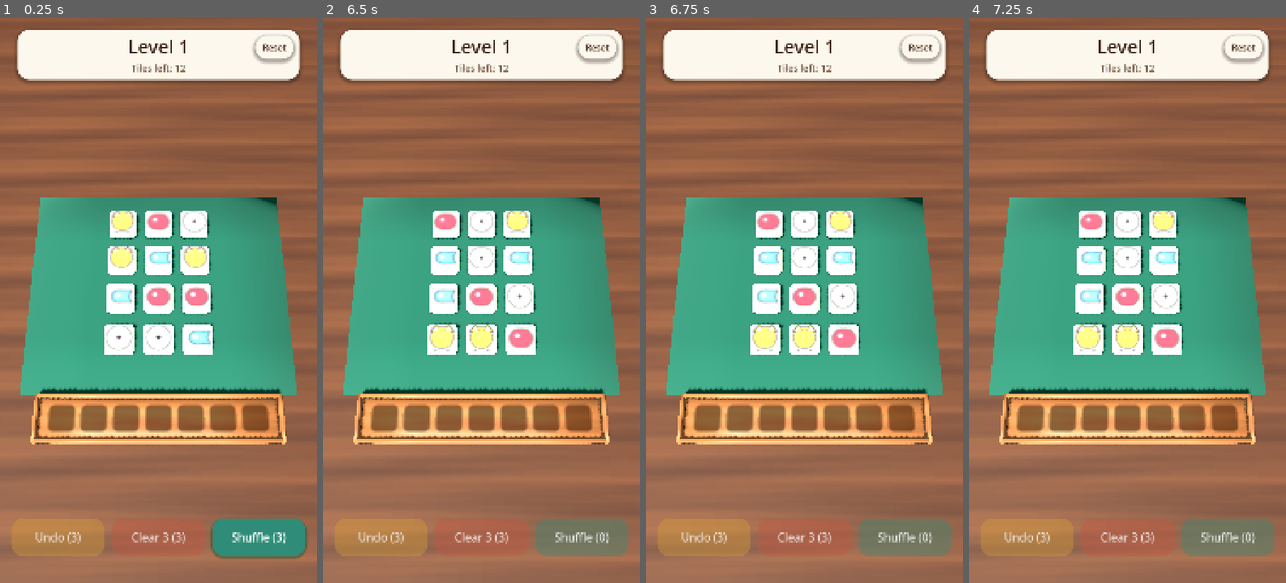
Above: before the commit, frames 1-4 (left to right).
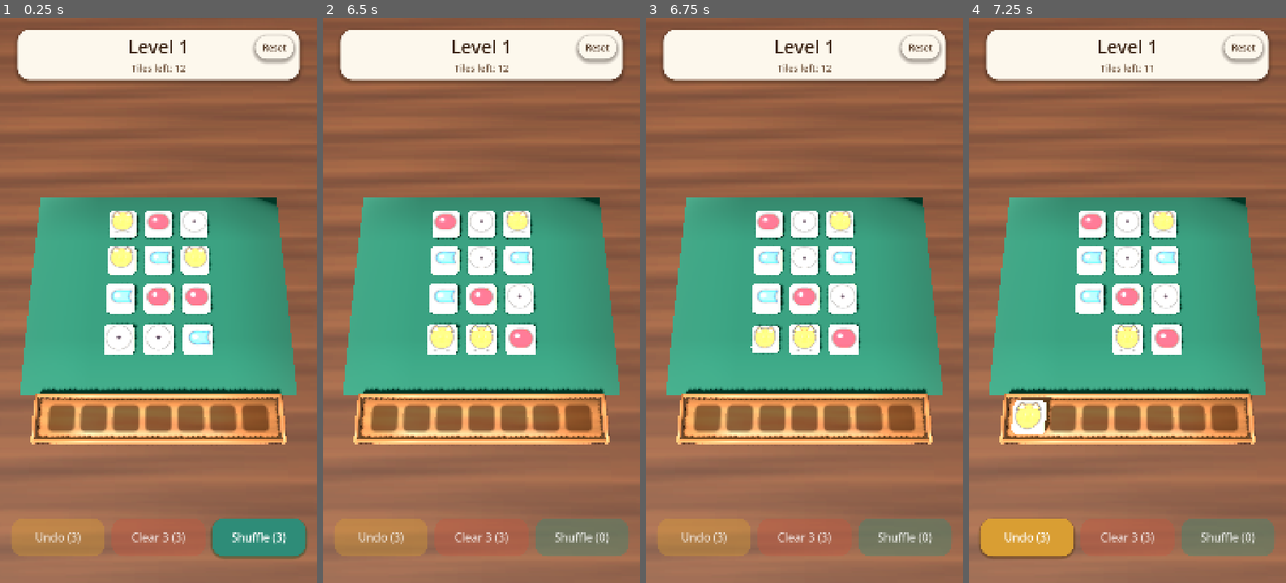
Above: after the commit, the same moments.

Repository: Matswm86/tile-explorer
Game: Godot game, scene res://scenes/Game3D.tscn
Two runs of this game, one before a commit and one after it. Both use one fixed random seed, a clock stepped at 60 frames per second and the inputs below.
Inputs (mouse positions are in pixels of both pictures, inside the frame that each line leads up to):
- Up to frame 1 (0.25 s): no input
- Up to frame 2 (6.5 s): click "Shuffle (3)" at 0.5 s; click "Shuffle (2)" at 1.25 s; click "Shuffle (1)" at 2 s; click "Reset" at 2.75 s; click "Shuffle (3)" at 3.5 s; click "Shuffle (2)" at 4.25 s; click "Shuffle (1)" at 5 s; tap Enter at 5.75 s; move the mouse to (551, 272) at 5.77 s; click (551, 272) at 5.92 s
- Up to frame 3 (6.75 s): tap Space at 6.5 s; move the mouse to (741, 328) at 6.52 s; click (741, 328) at 6.67 s
- Up to frame 4 (7.25 s): no input

Frames 1-2 are identical in both runs. In frame 3, 0.3% of the frame differs, in the area x 32-44%, y 53-60%; in frame 4, 3.2%, in the area x 3-59%, y 8-96%.

Commit message:
Tiles move on release, and a near miss still picks a lone tile
Touching a tile now only makes it sink; it flies to the tray when the
finger lifts over it, so a resting palm or a slide-off does nothing. A
touch that misses every tile takes the nearest free tile within 100 px,
which gives a lone tile a 200 px touch circle. The win and lose panels
also continue on release.

Co-Authored-By: Claude Opus 5.5 <noreply@anthropic.com>

Diff:
--- a/scripts/Board3D.gd
+++ b/scripts/Board3D.gd
@@ -11,6 +11,12 @@
 signal blocked_tapped(tile)
 
 const OVERLAP_INSET: float = 6.0  # px — tiles must overlap by more than this
+## A touch that misses every tile takes the nearest free tile whose centre is
+## this close on screen, so a lone tile has a 200 px wide touch circle (12.7 mm
+## at 400 dpi) although it is drawn about 100 px wide.
+const SNAP_RADIUS_PX: float = 100.0
+## Touch-down feedback: the touched tile sinks to this scale until release.
+const PRESS_SCALE: float = 0.9
 
 # px-space -> world-space mapping. Levels live in a 1080x1920 layout with
 # board content at x 120..960, y 540..1250.
@@ -19,6 +25,8 @@
 
 var tiles: Array[Tile3D] = []
 var input_locked: bool = false
+var _pressed_tile: Tile3D = null
+var _press_index: int = -1
 
 @onready var camera: Camera3D = get_viewport().get_camera_3d()
 
@@ -77,27 +85,57 @@
 	return false
 
 
+# Touch-down only gives feedback (the tile sinks, a blocked tile wiggles). The
+# move happens on release, and only if the finger lifts over the same tile, so
+# a resting palm or a finger sliding off does nothing. Mouse clicks arrive as
+# touches through emulate_touch_from_mouse.
 func _unhandled_input(event: InputEvent) -> void:
-	if input_locked:
+	if not (event is InputEventScreenTouch):
 		return
-	var pos: Vector2 = Vector2.INF
-	if event is InputEventScreenTouch:
-		if not event.pressed:
+	var touch := event as InputEventScreenTouch
+	if touch.pressed:
+		if _pressed_tile != null or input_locked:
 			return
-		pos = event.position
-	elif event is InputEventMouseButton:
-		if not event.pressed or event.button_index != MOUSE_BUTTON_LEFT:
+		var hit: Tile3D = pick_tile_for_touch(touch.position)
+		if hit == null:
 			return
-		pos = event.position
-	else:
+		if hit.blocked:
+			emit_signal("blocked_tapped", hit)
+			return
+		_pressed_tile = hit
+		_press_index = touch.index
+		hit.scale = Vector3.ONE * PRESS_SCALE
 		return
-	var hit: Tile3D = pick_tile(pos)
-	if hit == null:
+	if touch.index != _press_index or _pressed_tile == null:
 		return
-	if hit.blocked:
-		emit_signal("blocked_tapped", hit)
-	else:
-		emit_signal("tile_tapped", hit)
+	var t: Tile3D = _pressed_tile
+	_pressed_tile = null
+	_press_index = -1
+	if not is_instance_valid(t):
+		return
+	t.scale = Vector3.ONE
+	if input_locked or t.in_tray or t.blocked:
+		return
+	if pick_tile_for_touch(touch.position) == t:
+		emit_signal("tile_tapped", t)
+
+
+# The tile a touch at screen_pos means: the tile under the finger, else the
+# nearest free tile within SNAP_RADIUS_PX of it.
+func pick_tile_for_touch(screen_pos: Vector2) -> Tile3D:
+	var hit: Tile3D = pick_tile(screen_pos)
+	if hit != null or camera == null:
+		return hit
+	var best: Tile3D = null
+	var best_d: float = SNAP_RADIUS_PX
+	for t in tiles:
+		if t.in_tray or t.blocked:
+			continue
+		var d: float = camera.unproject_position(t.global_position).distance_to(screen_pos)
+		if d <= best_d:
+			best_d = d
+			best = t
+	return best
 
 
 # Nearest tile whose world AABB the camera ray through screen_pos intersects.
--- a/scripts/GameManager3D.gd
+++ b/scripts/GameManager3D.gd
@@ -36,6 +36,7 @@
 var remove3_left: int = 0
 var shuffle_left: int = 0
 var highest_level: int = 1
+var _panel_touch: int = -1  # touch index that went down on a win/lose panel
 
 
 func _ready() -> void:
@@ -187,23 +188,29 @@
 	tw.tween_property(panel, "modulate:a", 1.0, 0.18)
 
 
+# Win and lose panels continue on a tap that starts while the panel is up and
+# ends with the finger lifted (action on release, like the tiles).
 func _unhandled_input(event: InputEvent) -> void:
-	var pressed: bool = false
-	if event is InputEventScreenTouch and event.pressed:
-		pressed = true
-	elif (
-		event is InputEventMouseButton and event.pressed and event.button_index == MOUSE_BUTTON_LEFT
-	):
-		pressed = true
-	if not pressed:
-		return
+	if not (event is InputEventScreenTouch):
+		return
+	if state != GameState.WON and state != GameState.LOST:
+		_panel_touch = -1
+		return
+	var touch := event as InputEventScreenTouch
+	if touch.pressed:
+		if _panel_touch < 0:
+			_panel_touch = touch.index
+		get_viewport().set_input_as_handled()
+		return
+	if touch.index != _panel_touch:
+		return
+	_panel_touch = -1
+	get_viewport().set_input_as_handled()
 	if state == GameState.WON:
 		current_level = _next_level()
 		load_level(current_level)
-		get_viewport().set_input_as_handled()
-	elif state == GameState.LOST:
+	else:
 		load_level(current_level)
-		get_viewport().set_input_as_handled()
 
 
 func _on_reset_pressed() -> void:
